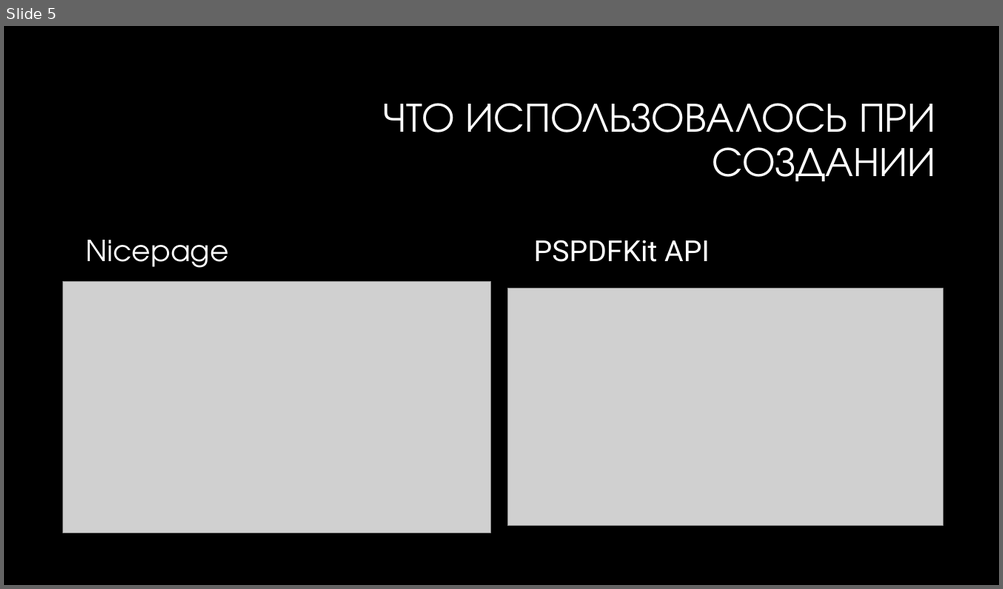
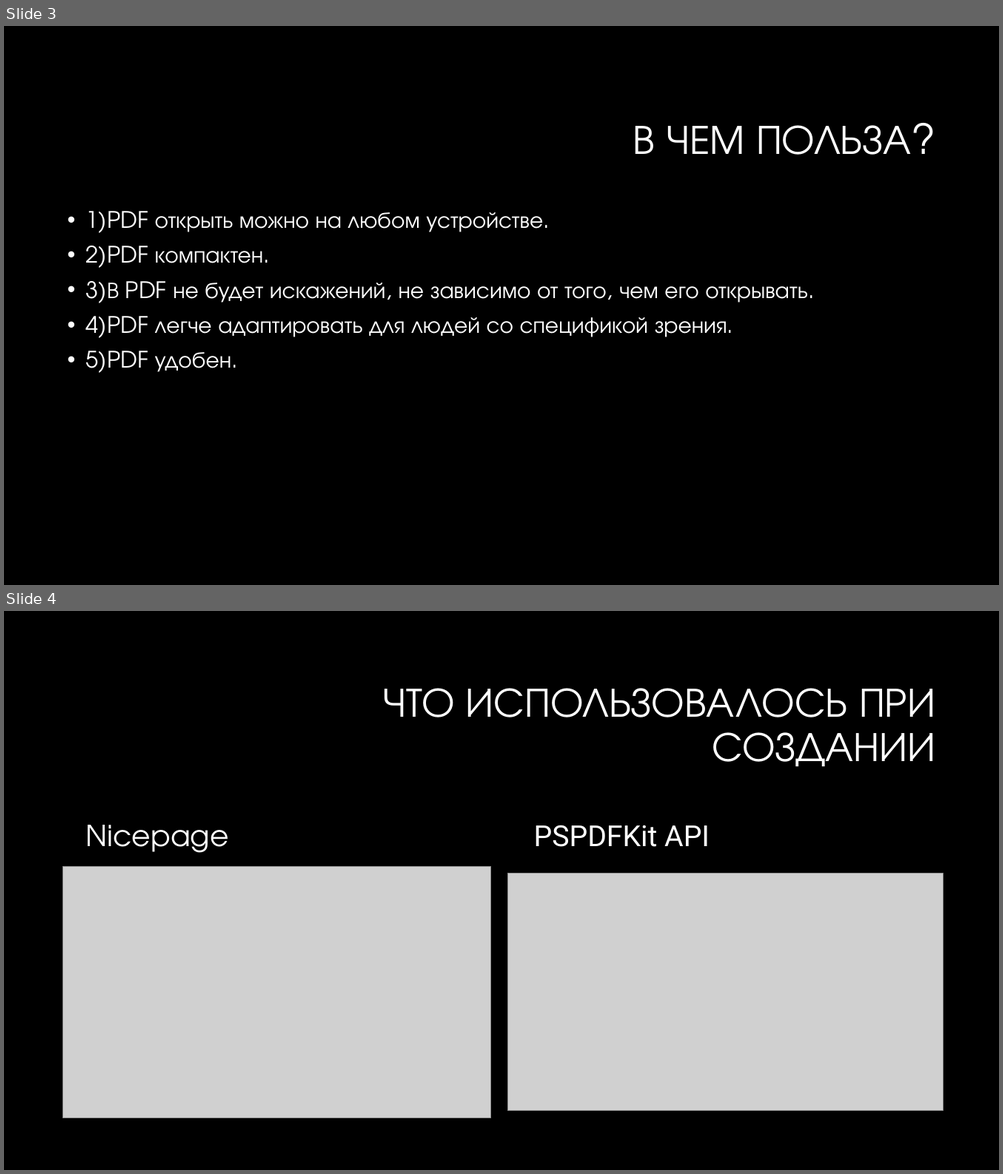
Before and after one commit to FirendEndlire/File_Senior, a slide deck: INFORMATION_FOR_PEOPLE/File Senior(название мб поменяем).pptx. Shown one above the other, each under a label of ours: slide 5 before the commit, slides 3 and 4 after it. The pictures are 1003x589 and 1003x1174 pixels, drawn with LibreOffice and Linux fonts; fonts in the diff are those of the drawing; grey boxes stand for pictures; background and template pictures are left out. Boxes give left, top, right and bottom in pixels: in the first picture for what was removed or moved away, otherwise in the second. Text is boxed around its words. In the diff, an @@ line names an element or a change of style, - is before the commit and + after.

```diff
--- a/INFORMATION_FOR_PEOPLE/File Senior(название мб поменяем).pptx
+++ b/INFORMATION_FOR_PEOPLE/File Senior(название мб поменяем).pptx
@@ slide 3 added at (4, 26, 999, 585), background #000000 @@
@@ title added at (633, 125, 910, 155), 40 pt, text #FFFFFF @@
+В ЧЕМ ПОЛЬЗА?
@@ text added at (86, 211, 808, 373), 22 pt, text #FFFFFF @@
+• 1)PDF открыть можно на любом устройстве.
+• 2)PDF компактен.
+• 3)В PDF не будет искажений, не зависимо от того, чем его открывать.
+• 4)PDF легче адаптировать для людей со спецификой зрения.
+• 5)PDF удобен.
@@ what was slide 5 is now slide 4 @@
```
Also in this commit, not shown: 2 slides changed, 2 slides removed, 1 other file.
